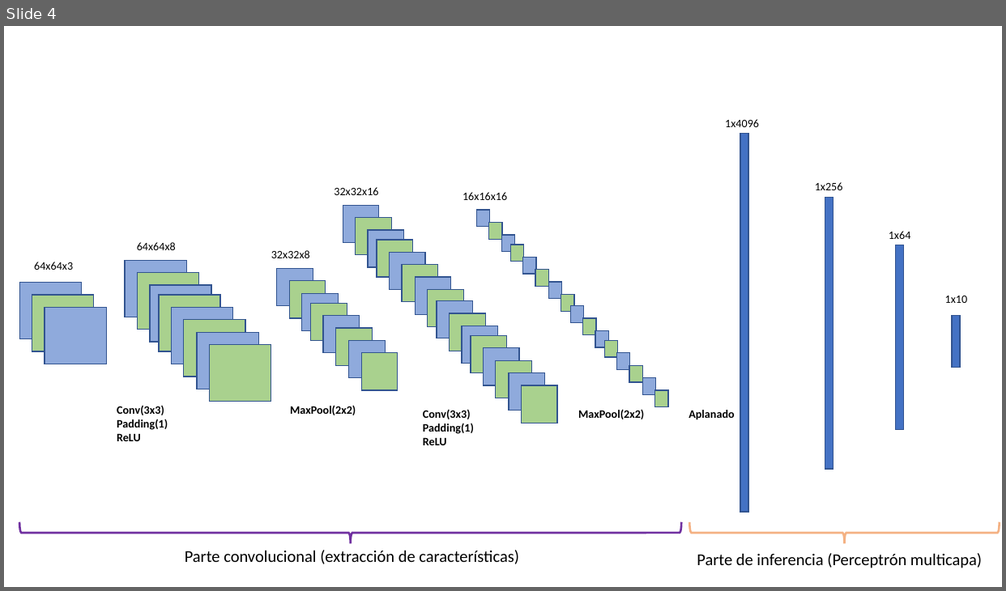
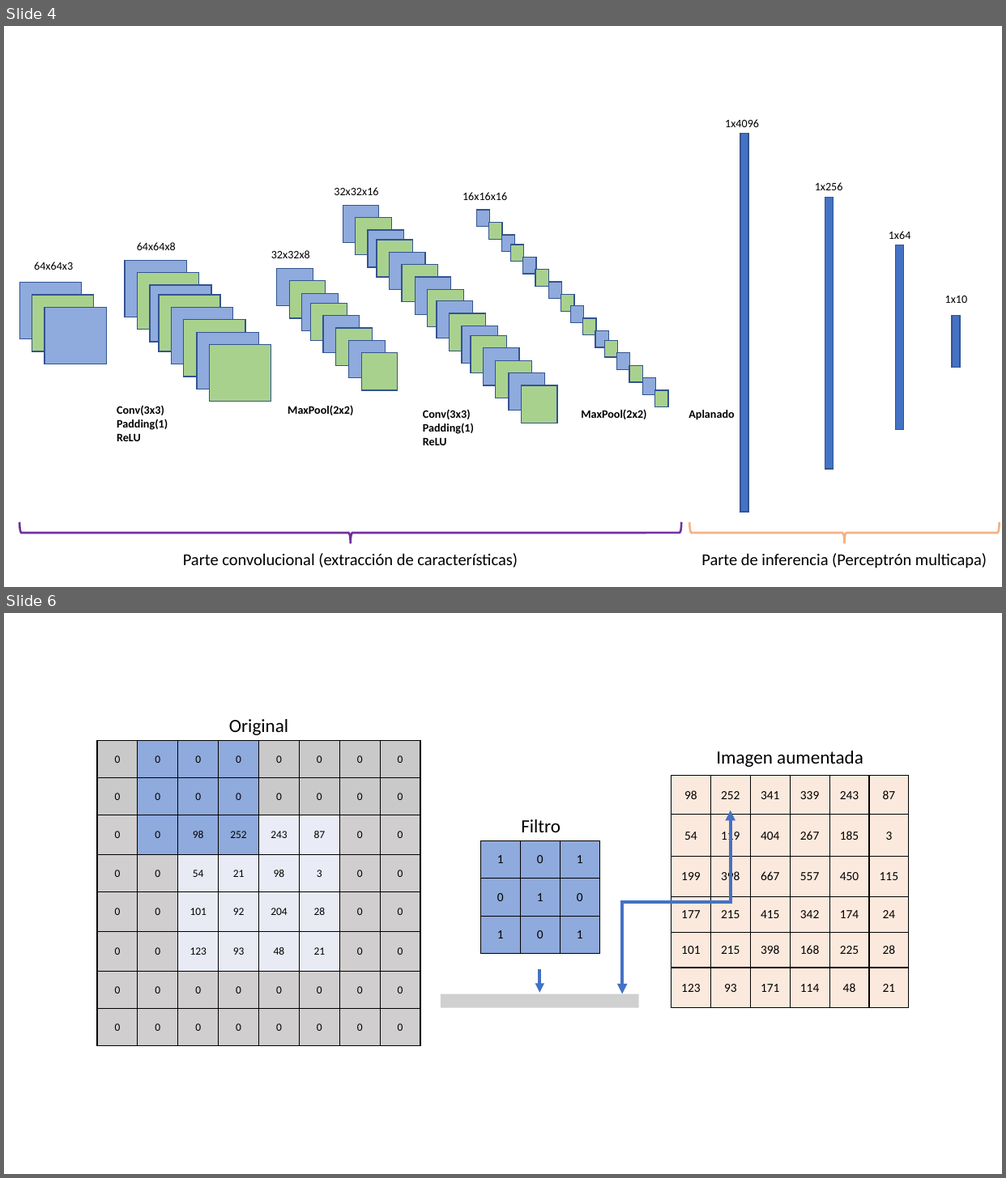
Before and after one commit to ant-mak/tfm, a slide deck: diagrams/CNN_diagrams.pptx. Shown one above the other, each under a label of ours: slide 4 before the commit, slides 4 and 6 after it; the slides between them are not shown. The pictures are 1006x591 and 1006x1178 pixels, drawn with LibreOffice and Linux fonts; fonts in the diff are those of the drawing; grey boxes stand for pictures. Boxes give left, top, right and bottom in pixels: in the first picture for what was removed or moved away, otherwise in the second. Text is boxed around its words. In the diff, an @@ line names an element or a change of style, - is before the commit and + after.

```diff
--- a/diagrams/CNN_diagrams.pptx
+++ b/diagrams/CNN_diagrams.pptx
@@ slide 6 added at (4,613,1002,1174), background #FFFFFF @@
@@ text added at (229,719,288,735), 18 pt, text #000000 @@
+Original
@@ table added at (97,741,420,1046), 8 rows, 8 columns @@
+0 | 0 | 0 | 0 | 0 | 0 | 0 | 0
+0 | 0 | 0 | 0 | 0 | 0 | 0 | 0
+0 | 0 | 98 | 252 | 243 | 87 | 0 | 0
+0 | 0 | 54 | 21 | 98 | 3 | 0 | 0
+0 | 0 | 101 | 92 | 204 | 28 | 0 | 0
+0 | 0 | 123 | 93 | 48 | 21 | 0 | 0
+0 | 0 | 0 | 0 | 0 | 0 | 0 | 0
+0 | 0 | 0 | 0 | 0 | 0 | 0 | 0
@@ text added at (716,751,863,767), 18 pt, text #000000 @@
+Imagen aumentada
@@ table added at (671,776,909,1008), 6 rows, 6 columns @@
+98 | 252 | 341 | 339 | 243 | 87
+54 | 119 | 404 | 267 | 185 | 3
+199 | 398 | 667 | 557 | 450 | 115
+177 | 215 | 415 | 342 | 174 | 24
+101 | 215 | 398 | 168 | 225 | 28
+123 | 93 | 171 | 114 | 48 | 21
@@ text added at (521,820,560,833), 18 pt, text #000000 @@
+Filtro
@@ elbow double arrow added from (622, 994) to (731, 811), #4472C4 3.25 pt @@
@@ table added at (481,841,600,954), 3 rows, 3 columns @@
+1 | 0 | 1
+0 | 1 | 0
+1 | 0 | 1
@@ arrow added from (540, 969) to (540, 993), #4472C4 3 pt @@
@@ picture added at (441,994,639,1008) @@
@@ slide 4 changed as well @@
@@ alignment left to centre in 4 elements at (581,409,646,420), (288,405,353,416), (701,553,987,569), (183,553,518,568) @@
```
Also in this commit, not shown: 3 other slides changed, 1 other slide added, 9 other files.
